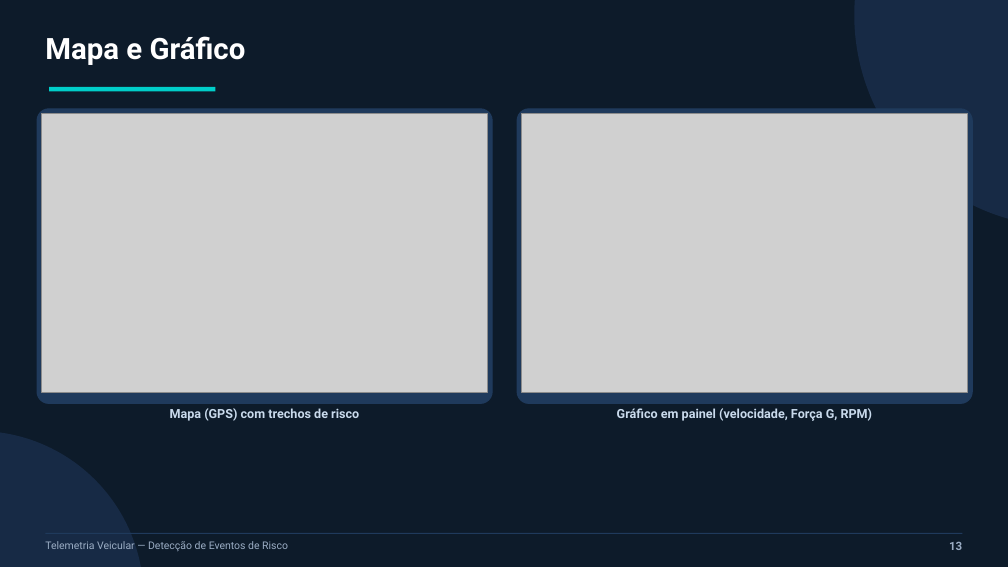
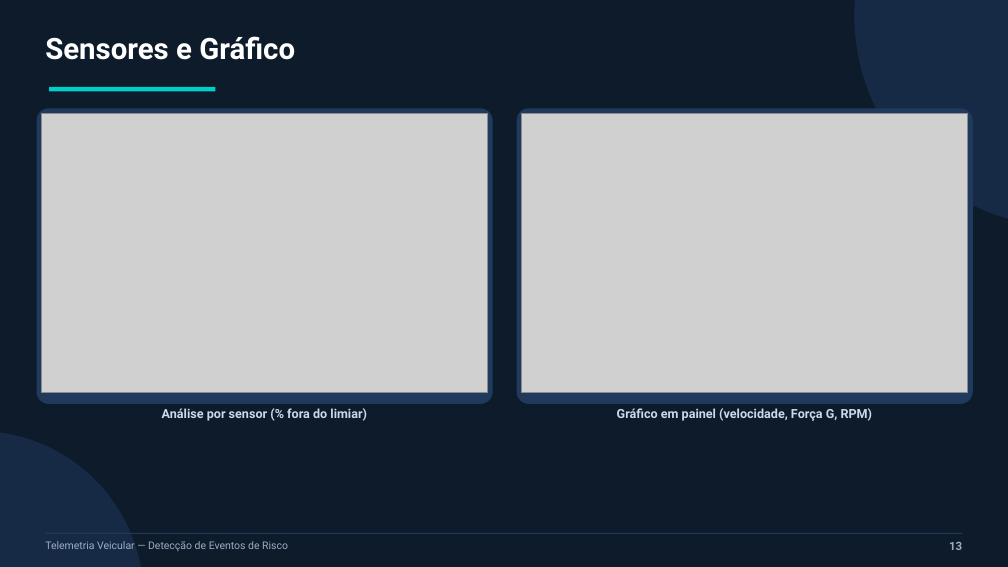
Before and after one commit to joaomauricio22/sensores-iot, a slide deck: slide 13 of apresentacao/slides_pav.pptx. Drawn at 1008x567 pixels with LibreOffice and Linux fonts; fonts in the diff are those of the drawing; grey boxes stand for pictures. Boxes give left, top, right and bottom in pixels: in the first picture for what was removed or moved away, otherwise in the second. Text is boxed around its words. In the diff, an @@ line names an element or a change of style, - is before the commit and + after.

Commit message:
Regenerar slides e capturas com a nova aba Sensores

```diff
--- a/apresentacao/slides_pav.pptx
+++ b/apresentacao/slides_pav.pptx
@@ text at [45, 36, 295, 60]: text changed @@
-Mapa e Gráfico
+Sensores e Gráfico
@@ text at [162, 408, 367, 421]: text changed @@
-Mapa (GPS) com trechos de risco
+Análise por sensor (% fora do limiar)
```
Also in this commit, not shown: 3 other slides changed, 8 other files.
